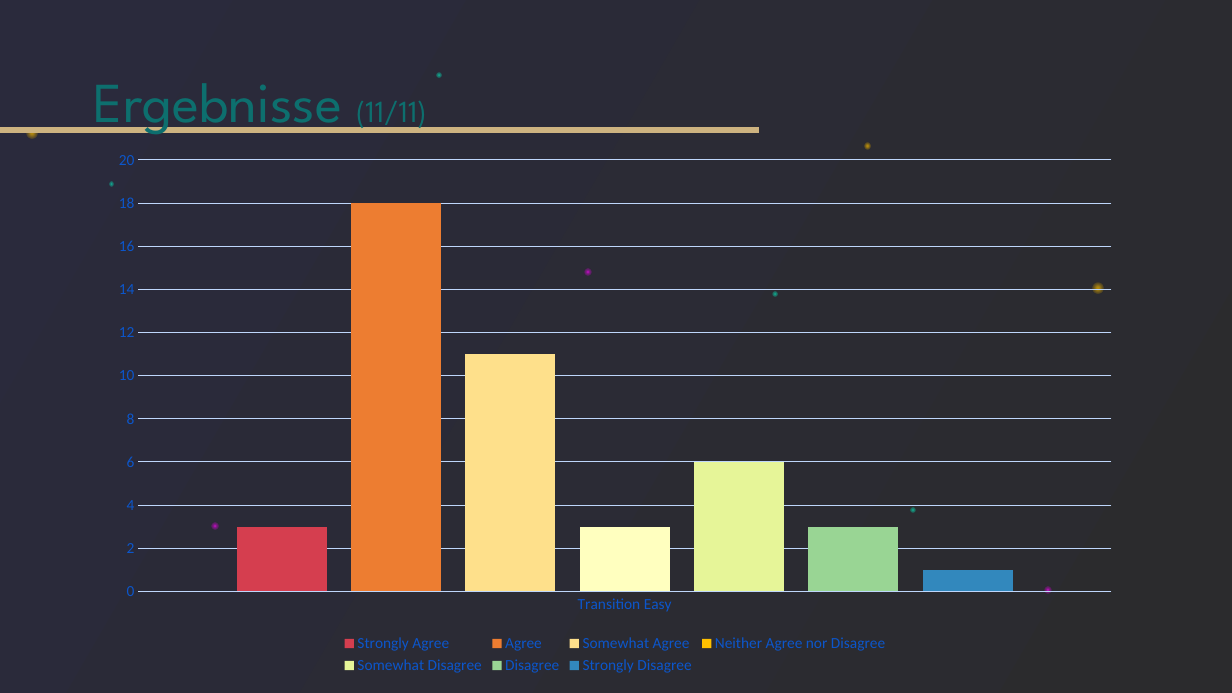
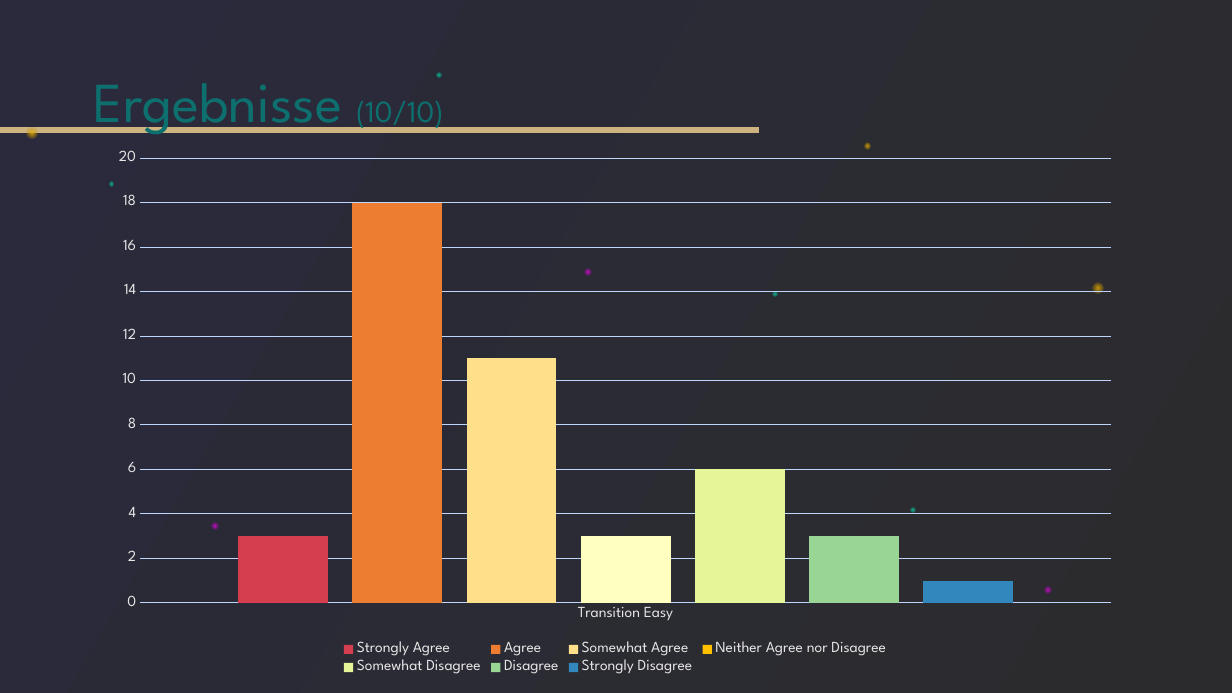
Before and after one commit to tlahmann/mci-af, a slide deck: slide 21 of presentation/Resync Studie.pptx. Drawn at 1232x693 pixels with LibreOffice and Linux fonts; fonts in the diff are those of the drawing. Boxes give left, top, right and bottom in pixels: in the first picture for what was removed or moved away, otherwise in the second. Text is boxed around its words. In the diff, an @@ line names an element or a change of style, - is before the commit and + after.

```diff
--- a/presentation/Resync Studie.pptx
+++ b/presentation/Resync Studie.pptx
@@ title at (94,83,444,134): text changed @@
-Ergebnisse (11/11)
+Ergebnisse (10/10)
@@ column chart at (98,140,1132,679) @@
@@ legend changed @@
@@ category axis changed @@
@@ value axis changed @@
```
Also in this commit, not shown: 15 other slides changed.
